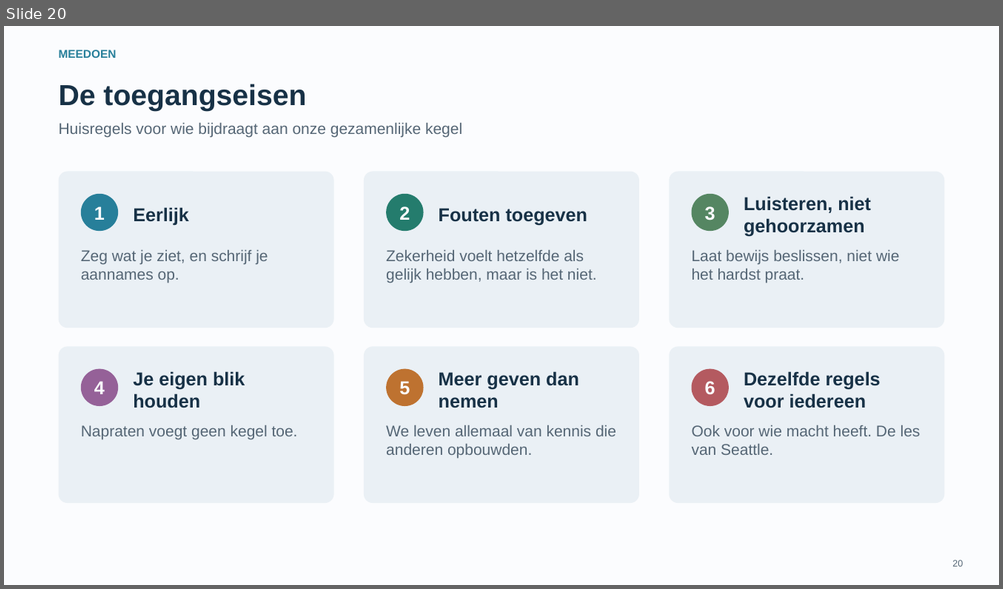
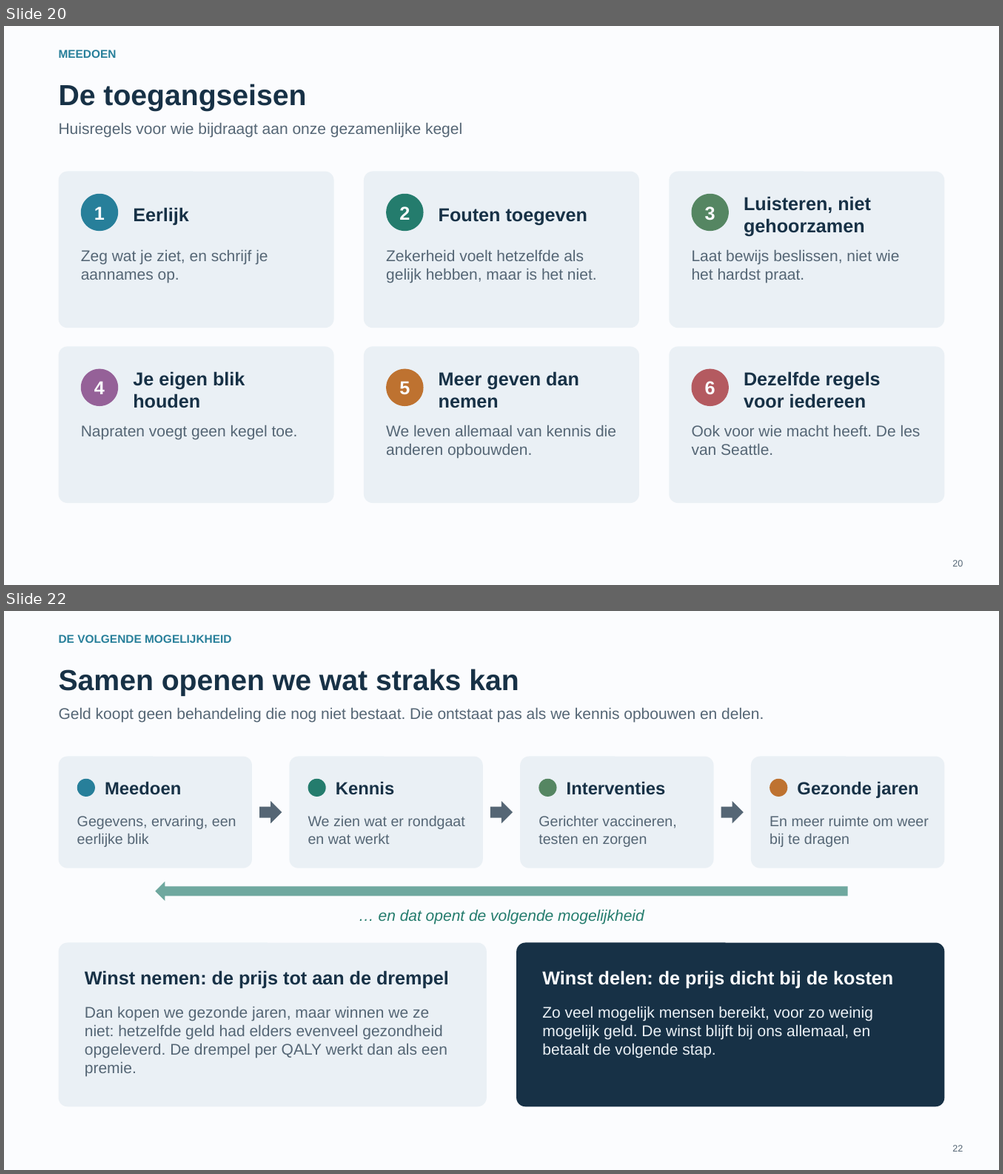
Before and after one commit to albertjanvanhoek/Evolution-by-Emergence, a slide deck: Presentations/2026-10-08-kwalitijd/Kwalitijd.pptx. Shown one above the other, each under a label of ours: slide 20 before the commit, slides 20 and 22 after it; the slides between them are not shown. The pictures are 1003x589 and 1003x1174 pixels, drawn with LibreOffice and Linux fonts; fonts in the diff are those of the drawing. Boxes give left, top, right and bottom in pixels: in the first picture for what was removed or moved away, otherwise in the second. Text is boxed around its words. In the diff, an @@ line names an element or a change of style, - is before the commit and + after.

```diff
--- a/Presentations/2026-10-08-kwalitijd/Kwalitijd.pptx
+++ b/Presentations/2026-10-08-kwalitijd/Kwalitijd.pptx
@@ slide 22 added at box(4, 611, 999, 1170), background #FBFCFE @@
@@ text added at box(59, 635, 231, 643), 11 pt, text #277F9A, bold @@
+DE VOLGENDE MOGELIJKHEID
@@ title added at box(59, 669, 518, 696), 28 pt, text #173146, bold @@
+Samen openen we wat straks kan
@@ text added at box(59, 708, 763, 722), 15 pt, text #556675 @@
+Geld koopt geen behandeling die nog niet bestaat. Die ontstaat pas als we kennis opbouwen en delen.
@@ rounded rectangle added at box(59, 757, 252, 869), fill #EAF0F5 @@
@@ rounded rectangle added at box(289, 757, 482, 869), fill #EAF0F5 @@
@@ rounded rectangle added at box(521, 757, 714, 869), fill #EAF0F5 @@
@@ rounded rectangle added at box(751, 757, 944, 869), fill #EAF0F5 @@
@@ ellipse added at box(77, 779, 95, 797), fill #277F9A @@
@@ text added at box(105, 781, 181, 795), 17 pt, text #173146, bold @@
+Meedoen
@@ ellipse added at box(307, 779, 326, 797), fill #247C6D @@
@@ text added at box(336, 781, 394, 795), 17 pt, text #173146, bold @@
+Kennis
@@ ellipse added at box(539, 779, 557, 797), fill #558662 @@
@@ text added at box(566, 781, 666, 795), 17 pt, text #173146, bold @@
+Interventies
@@ ellipse added at box(769, 779, 788, 797), fill #BE7230 @@
@@ text added at box(797, 781, 919, 798), 17 pt, text #173146, bold @@
+Gezonde jaren
@@ right arrow added at box(259, 801, 282, 823), fill #556675 @@
@@ right arrow added at box(490, 801, 513, 823), fill #556675 @@
@@ right arrow added at box(721, 801, 743, 823), fill #556675 @@
@@ text added at box(77, 816, 236, 847), 14 pt, text #556675 @@
+Gegevens, ervaring, een eerlijke blik
@@ text added at box(308, 816, 464, 844), 14 pt, text #556675 @@
+We zien wat er rondgaat en wat werkt
@@ text added at box(538, 816, 676, 847), 14 pt, text #556675 @@
+Gerichter vaccineren, testen en zorgen
@@ text added at box(769, 816, 928, 847), 14 pt, text #556675 @@
+En meer ruimte om weer bij te dragen
@@ left arrow added at box(156, 882, 848, 901), fill #247C6D at 65% opacity @@
@@ text added at box(378, 909, 644, 924), 15 pt, text #247C6D, italic @@
+… en dat opent de volgende mogelijkheid
@@ rounded rectangle added at box(59, 943, 486, 1107), fill #EAF0F5 @@
@@ rounded rectangle added at box(517, 943, 945, 1107), fill #173146 @@
@@ text added at box(85, 971, 449, 989), 18 pt, text #173146, bold @@
+Winst nemen: de prijs tot aan de drempel
@@ text added at box(542, 971, 893, 989), 18 pt, text #FBFCFE, bold @@
+Winst delen: de prijs dicht bij de kosten
@@ text added at box(85, 1007, 447, 1077), 15 pt, text #556675 @@
+Dan kopen we gezonde jaren, maar winnen we ze niet: hetzelfde geld had elders evenveel gezondheid opgeleverd. De drempel per QALY werkt dan als een premie.
@@ text added at box(542, 1006, 872, 1059), 15 pt, text #EAF0F5 @@
+Zo veel mogelijk mensen bereikt, voor zo weinig mogelijk geld. De winst blijft bij ons allemaal, en betaalt de volgende stap.
@@ page number added at box(952, 1145, 962, 1152), 9 pt, text #556675 @@
+22
```
Also in this commit, not shown: 1 slide changed, 1 other slide added, 2 other files.
